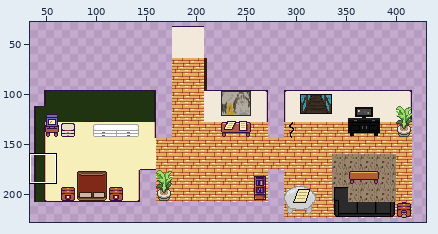
Two states of a sprite sheet, public/map2.png. The first picture is a wide view before the edit; the outline marks the close-up.
Close-up. Earlier state:
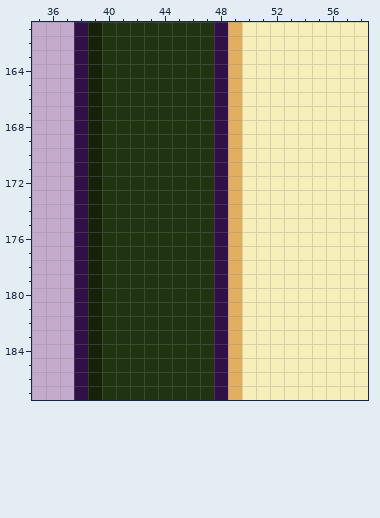
The file is 432x320 pixels. Colours within 5 levels of each other are drawn and written as one. Shown: x 35..58, y 161..187. The wide view leaves out empty margins. The commit also changed other parts of the picture, which this record leaves out.
Once edited:
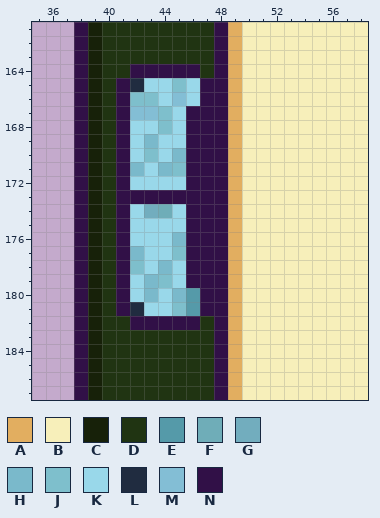
Palette (. is transparent): A #e2ae60  B #f7efba  C #172109  D #203412  E #559aa9  F #6fadb8  G #72adbe  H #7ab9cb  J #7ebfcc  K #99d8ea  L #202c40  M #83bed5  N #311047
The exact change:
y 164: x 42..46 DDDDD -> NNNNN
y 165: x 41..47 DDDDDDD -> NLKKJKN
y 166: x 41..47 DDDDDDD -> NJJKMKN
y 167: x 41..47 DDDDDDD -> NMMJKNN
y 168: x 41..47 DDDDDDD -> NKKJKNN
y 169: x 41..47 DDDDDDD -> NKHKKNN
y 170: x 41..47 DDDDDDD -> NKJKHNN
y 171: x 41..47 DDDDDDD -> NHKHJNN
y 172: x 41..47 DDDDDDD -> NKKKKNN
y 173: x 41..47 DDDDDDD -> NNNNNNN
y 174: x 41..47 DDDDDDD -> NKGFKNN
y 175: x 41..47 DDDDDDD -> NKKKKNN
y 176: x 41..47 DDDDDDD -> NKKKHNN
y 177: x 41..47 DDDDDDD -> NHKKJNN
y 178: x 41..47 DDDDDDD -> NJKHKNN
y 179: x 41..47 DDDDDDD -> NKHJKNN
y 180: x 41..47 DDDDDDD -> NKHKHEN
y 181: x 41..47 DDDDDDD -> NLKKJEN
y 182: x 42..46 DDDDD -> NNNNN
